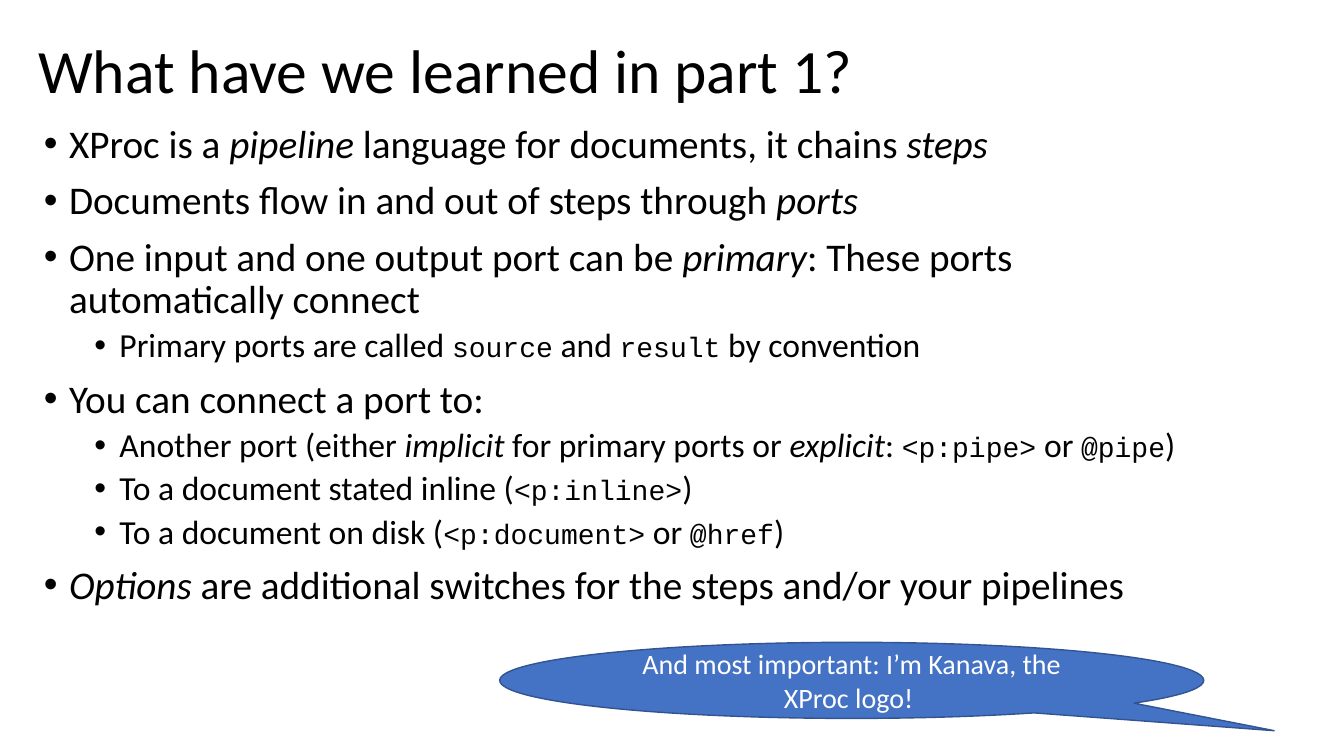
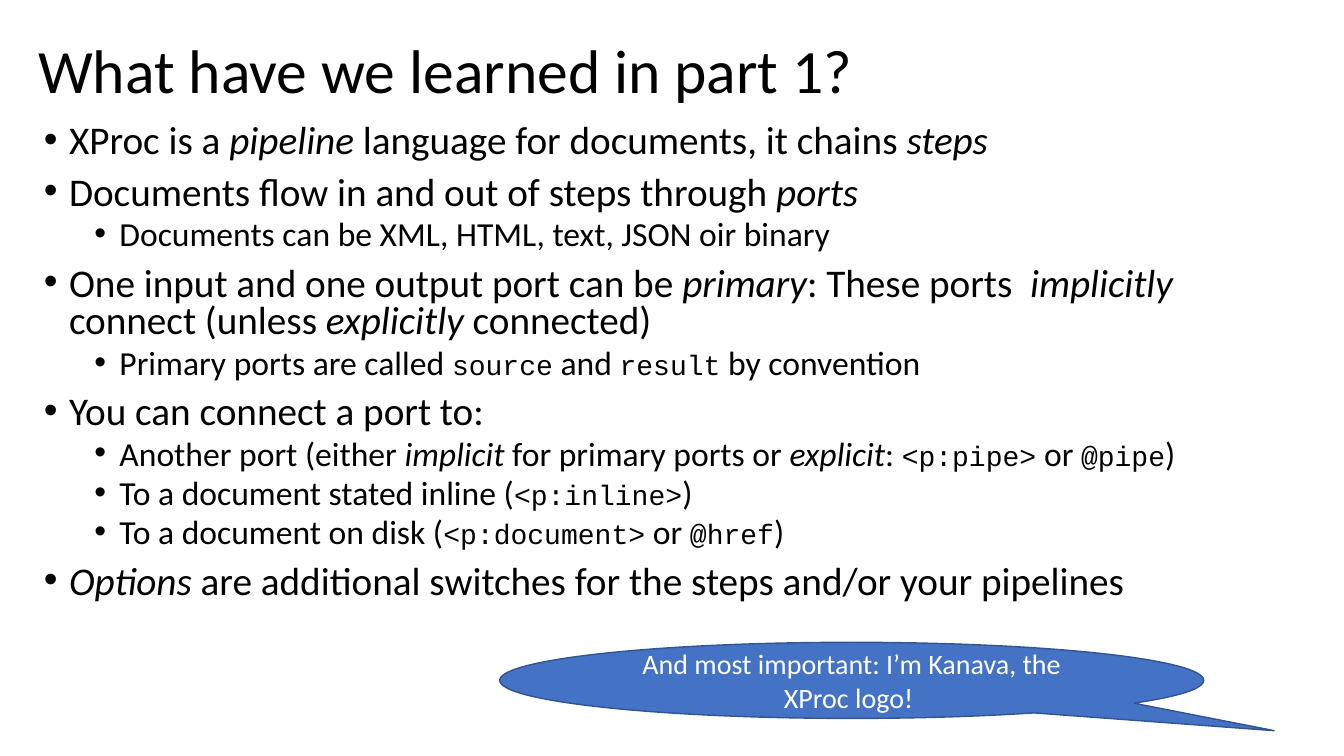
Before and after one commit to xatapult/markupuk-2020, a slide deck: slide 2 of 101-B/presentation/markupuk-2020-101-B.pptx. Drawn at 1344x756 pixels with LibreOffice and Linux fonts; fonts in the diff are those of the drawing; background and template pictures are left out. Boxes give left, top, right and bottom in pixels: in the first picture for what was removed or moved away, otherwise in the second. Text is boxed around its words. In the diff, an @@ line names an element or a change of style, - is before the commit and + after.

```diff
--- a/101-B/presentation/markupuk-2020-101-B.pptx
+++ b/101-B/presentation/markupuk-2020-101-B.pptx
@@ text at (x1=69, y1=126, x2=1165, y2=602): line spacing 0.9 to 0.8 @@
@@ text at (x1=69, y1=222, x2=1173, y2=341): text changed @@
-• One input and one output port can be primary: These ports automatically connect
+  • Documents can be XML, HTML, text, JSON oir binary
+• One input and one output port can be primary: These ports implicitly connect (unless explicitly connected)
```
Also in this commit, not shown: 2 other slides changed, 11 slides added, 13 other files.
